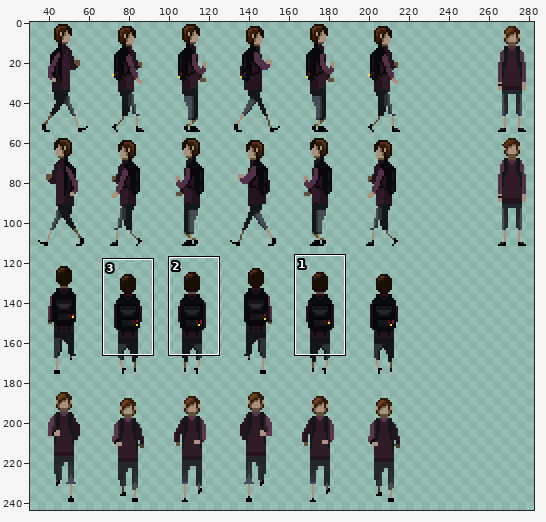
Two states of a sprite sheet, src/LostAndFound.Core/Assets/Images/Player/PlayerAnimations.png. The picture above shows the old version from afar; the outline marks the close-up.
Close-up. Earlier state:
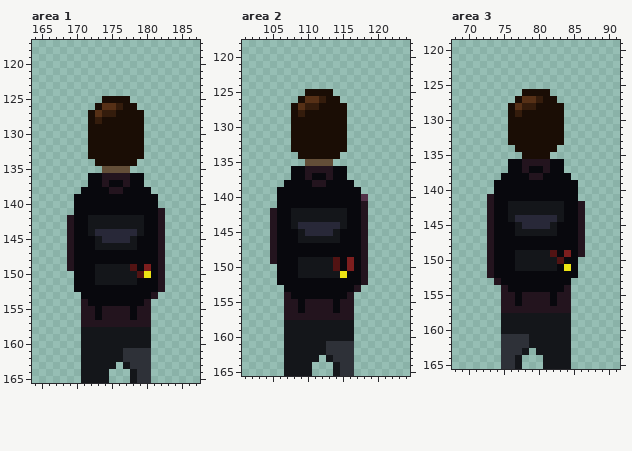
The file is 300x300 pixels. Colours within 5 levels of each other are drawn and written as one. Shown: area 1: x 164..187, y 117..165; area 2: x 101..124, y 118..165; area 3: x 68..91, y 119..165. The wide view leaves out empty margins. The commit also changed other parts of the picture, which this record leaves out.
Once edited:
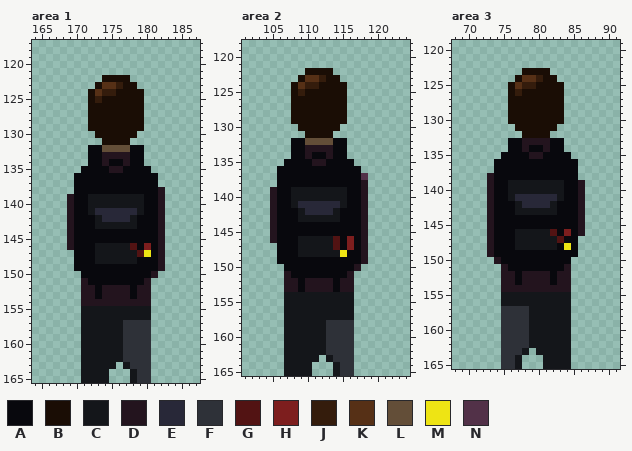
Palette (. is transparent): A #08080d  B #1a0d05  C #14161a  D #23141e  E #282838  F #2e3138  G #521313  H #7d1e1e  J #341c0c  K #563016  L #634e38  M #eee414  N #523148
Changes in this commit:
Changed rows in their new state; - is an unchanged pixel.
Area 1:
first column x 169:
122 -----BBBB-----
123 ----BKKJBB----
124 ---BKJJBBBB---
125 ---BJ----BB---
126 ---B-BBB--B---
127 ----BBB-------
128 ----B---------
130 ---.------.---
131 ---..----..---
132 ---AALLLLAA---
133 ---AADDDDAA---
134 ---AADAADAA---
135 --AAAADDAAAA--
136 -AA--AAAA--AA-
137 -AA--A--A--AA-
138 -A----AA----AD
139 D--CCCCCCCC--D
140 D--CCCCCCCC--D
141 D--CEEEEEEC---
142 ---A-EEEE-A---
143 ---A------A---
144 ---AAAAAAAA---
145 ----AAAAAA----
146 ---------G-H--
147 .---CCCCCCGM--
148 .---CCCCCC----
149 .---AAAAAA-A--
150 -.--AAAAAAAAD.
151 -.D-AAAAAA-D..
152 -.DD-DDDD-DD..
153 --DD-DDDD-DD.-
154 ---DDDDDDDD---
155 --CCCCCCCCCC--
156 --CCCCCCCCCC--
157 --CCCCCCFFFF--
158 --------FFFF--
159 --------FFFF--
160 --------FFFF--
Area 2:
first column x 105:
122 -----BBBB-----
123 ----BKKJBB----
124 ---BKJJBBBB---
125 ---BJ----BB---
126 ---B-BBB--B---
127 ----BBB-------
128 ----B---------
130 ---.------.---
131 ---..----..---
132 ---AALLLLAA---
133 ---AADDDDAA---
134 ---AADAADAA---
135 --AAAADDAAAA--
136 -AA--AAAA--AA-
137 -AA--A--A--AAN
138 -A----AA----AD
139 D--CCCCCCCC--D
140 D--CCCCCCCC--D
141 D--CEEEEEEC---
142 ---A-EEEE-A---
143 ---A------A---
144 ---AAAAAAAA---
145 ----AAAAAA----
146 ---------G-H--
147 .---CCCCCG-H--
148 .---CCCCCCM---
149 .---AAAAAA-A--
150 -.--AAAAAA-AD.
151 -.D-AAAAAAAD..
152 -.DD-DDDD-DD..
153 --DD-DDDD-DD.-
154 --CCCCCCCCCC--
155 --CCCCCCCCCC--
156 --CCCCCCCCCC--
157 --CCCCCCCCCC--
158 --------FFFF--
159 --------FFFF--
160 --------FFFF--
Area 3:
first column x 73:
123 -----BBBB-----
124 ----BKKJBB----
125 ---BKJJBBBB---
126 ---BJ----BB---
127 ---B-BBB--B---
128 ----BBB-------
129 ----B---------
131 ---.------.---
132 ---..----..---
133 ---AADDDDAA---
134 ---AADAADAA---
135 --AAAADDAAAA--
136 -AA--AAAA--AA-
137 -AA--A--A--AA-
138 DA----AA----A-
139 D--CCCCCCCC--D
140 D--CCCCCCCC--D
141 ---CEEEEEEC--D
142 ---A-EEEE-A---
143 ---A------A---
144 ---AAAAAAAA---
145 ----AAAAAA----
146 ---------G-H--
147 ----CCCCCCG--.
148 ----CCCCCC-M-.
149 ----AAAAAA-A-.
150 .D--AAAAAAA-.-
151 ..D-AAAAAA-D.-
152 ..DD-DDDD-DD.-
153 -.DD-DDDD-DD--
154 ---DDDDDDDD---
155 --CCCCCCCCCC--
156 --CCCCCCCCCC--
157 --FFFFCCCCCC--
158 --FFFF--------
159 --FFFF--------
160 --FFFF--------
